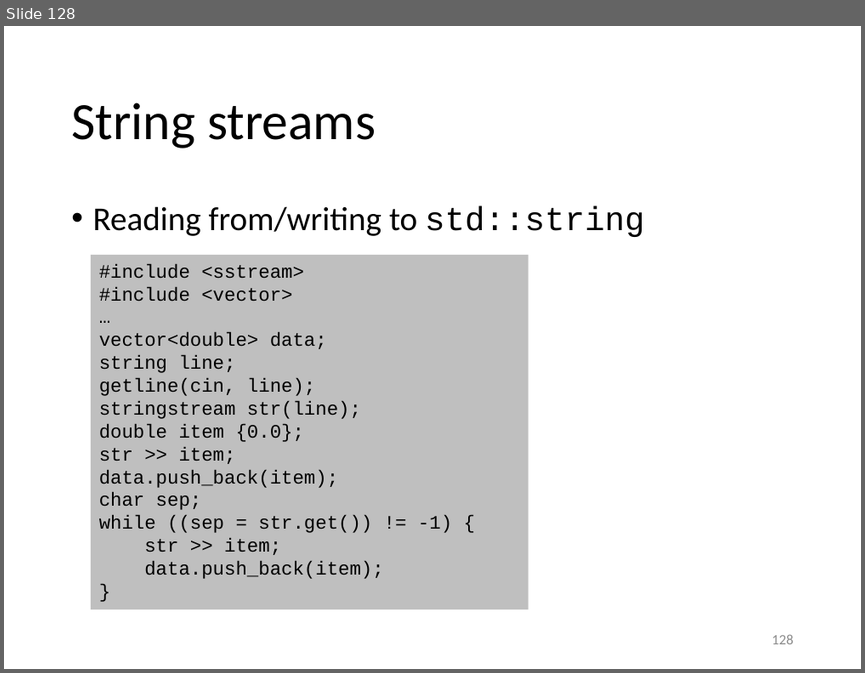
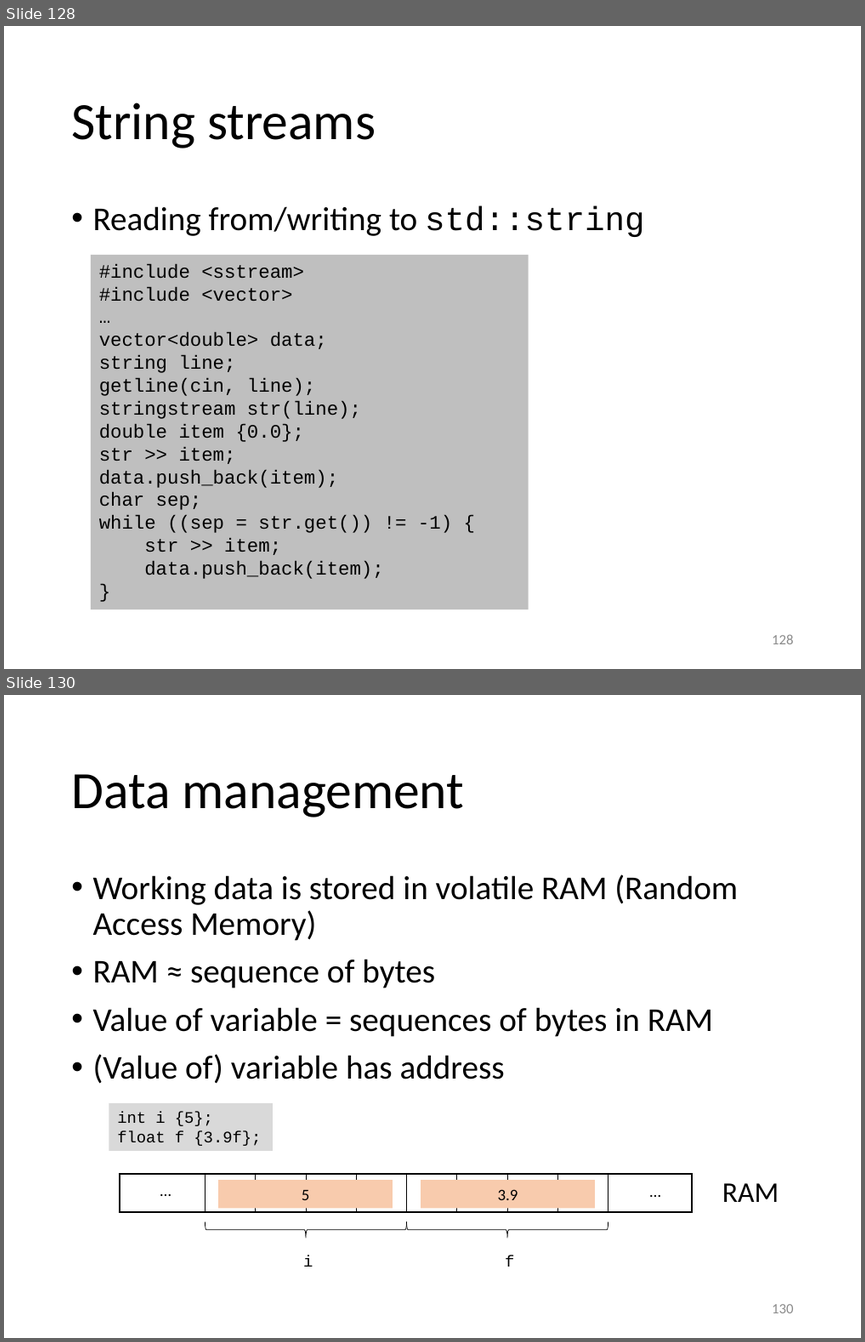
Before and after one commit to gjbex/Scientific-C-plus-plus, a slide deck: scientific_cpp.pptx. Shown one above the other, each under a label of ours: slide 128 before the commit, slides 128 and 130 after it; the slides between them are not shown. The pictures are 865x673 and 865x1342 pixels, drawn with LibreOffice and Linux fonts; fonts in the diff are those of the drawing. Boxes give left, top, right and bottom in pixels: in the first picture for what was removed or moved away, otherwise in the second. Text is boxed around its words. In the diff, an @@ line names an element or a change of style, - is before the commit and + after.

```diff
--- a/scientific_cpp.pptx
+++ b/scientific_cpp.pptx
@@ slide 130 added at (x1=4, y1=695, x2=861, y2=1338), background #FFFFFF @@
@@ title added at (x1=71, y1=774, x2=465, y2=817), 44 pt, text #000000 @@
+Data management
@@ text added at (x1=93, y1=874, x2=738, y2=1083), 28 pt, text #000000 @@
+• Working data is stored in volatile RAM (Random Access Memory)
+• RAM ≈ sequence of bytes
+• Value of variable = sequences of bytes in RAM
+• (Value of) variable has address
@@ rectangle added at (x1=109, y1=1103, x2=273, y2=1151), fill #D9D9D9, 13.5 pt, text #000000 @@
+int i {5};
+float f {3.9f};
@@ rectangle added at (x1=218, y1=1180, x2=392, y2=1208), fill #F8CBAD, 13.5 pt, text #000000 @@
+5
@@ rectangle added at (x1=420, y1=1180, x2=595, y2=1208), fill #F8CBAD, 13.5 pt, text #000000 @@
+3.9
@@ group added at (x1=120, y1=1174, x2=778, y2=1212): 9 lines, 3 texts, 1 rectangle @@
+…
+…
+RAM
@@ left brace added at (x1=205, y1=1221, x2=407, y2=1237), outline #000000 0.5 pt @@
@@ left brace added at (x1=407, y1=1221, x2=608, y2=1237), outline #000000 0.5 pt @@
@@ text added at (x1=303, y1=1255, x2=313, y2=1266), 13.5 pt, text #000000 @@
+i
@@ text added at (x1=505, y1=1255, x2=514, y2=1266), 13.5 pt, text #000000 @@
+f
@@ page number added at (x1=772, y1=1304, x2=794, y2=1313), 12 pt, text #8C8C8C @@
+130
```
Also in this commit, not shown: 12 other slides added.
